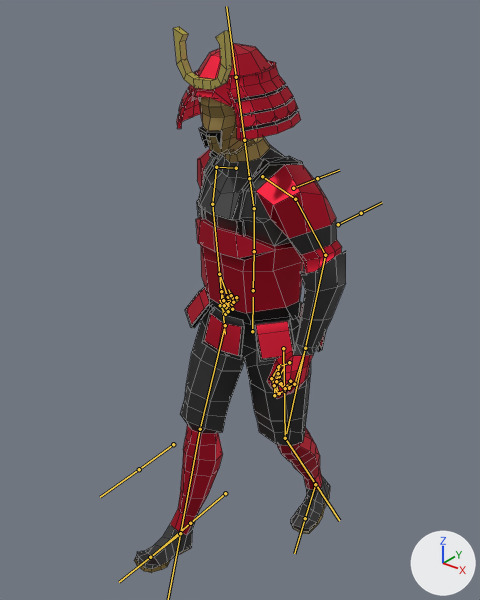
A saved change to the FBX model Ronin Chronicles/Assets/Samurai.fbx.
The view is the same before and after, from a 50 mm lens placed at (1.47, -1.9, 2.41), pointed at (-0.04, -0.02, 1.24). The axes (+X, +Y, +Z) are drawn at lower right. The lights are the same throughout. Both versions are drawn at frame 20 of the action 'Armature|Walk'; the numbers are the values there. The bones that bend it are drawn over the model as lines. Mesh edges are drawn as thin lines.

Objects in the first picture: 'Samurai'.
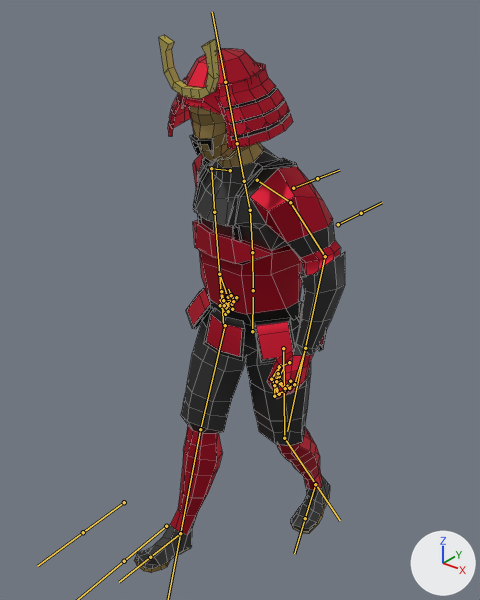
Changed parts and their boxes (x1, y1, x2, y2) in the pictures (480 x 600 px):
'Samurai', posed: before (134, 27, 346, 573); after (134, 35, 345, 573)
bone 'MiddleBody', root to tip: before (253, 290) to (254, 251); after (253, 290) to (252, 252)
bone 'L.Arm', root to tip: before (295, 199) to (325, 255); after (290, 202) to (325, 256)
bone 'L.Forearm', root to tip: before (325, 255) to (305, 349); after (325, 256) to (305, 349)
bone 'R.Arm', root to tip: before (216, 167) to (212, 204); after (211, 168) to (214, 212)
bone 'R.Forearm', root to tip: before (212, 204) to (219, 274); after (214, 212) to (219, 274)

The change, as a list of edits to the scene's bpy script:
```text
Change bone_middlebody:
    where bone_middlebody = bpy.data.objects['Armature'].pose.bones['MiddleBody']  # child of 'LowerBody'
    bone_middlebody.rotation_quaternion: (0.999, 0.047, 0.0, 0.0) -> (0.997, 0.08, 0.0, 0.0)  # degrees (5, 0, 0) -> degrees (9, 0, 0)
Change bone_l_arm:
    where bone_l_arm = bpy.data.objects['Armature'].pose.bones['L.Arm']  # child of 'L.Shoulder'
    bone_l_arm.rotation_quaternion: (0.875, 0.081, 0.446, -0.17) -> (0.879, 0.064, 0.446, -0.159)  # degrees (-1, 54, -23) -> degrees (-3, 54, -22)
Change bone_l_forearm:
    where bone_l_forearm = bpy.data.objects['Armature'].pose.bones['L.Forearm']  # child of 'L.Arm'
    bone_l_forearm.rotation_quaternion: (0.984, 0.18, -0.001, 0.017) -> (0.977, 0.212, -0.001, 0.021)  # degrees (21, 0, 2) -> degrees (24, -1, 2)
Change bone_r_arm:
    where bone_r_arm = bpy.data.objects['Armature'].pose.bones['R.Arm']  # child of 'R.Shoulder'
    bone_r_arm.rotation_quaternion: (0.688, 0.177, -0.69, 0.137) -> (0.671, 0.273, -0.662, 0.195)  # degrees (-74, -93, 100) -> degrees (103, -84, -64)
Change bone_r_forearm:
    where bone_r_forearm = bpy.data.objects['Armature'].pose.bones['R.Forearm']  # child of 'R.Arm'
    bone_r_forearm.rotation_quaternion: (1.0, 0.013, 0.005, -0.011) -> (0.987, -0.161, 0.006, 0.026)  # degrees (2, 1, -1) -> degrees (-18, 1, 3)
```
